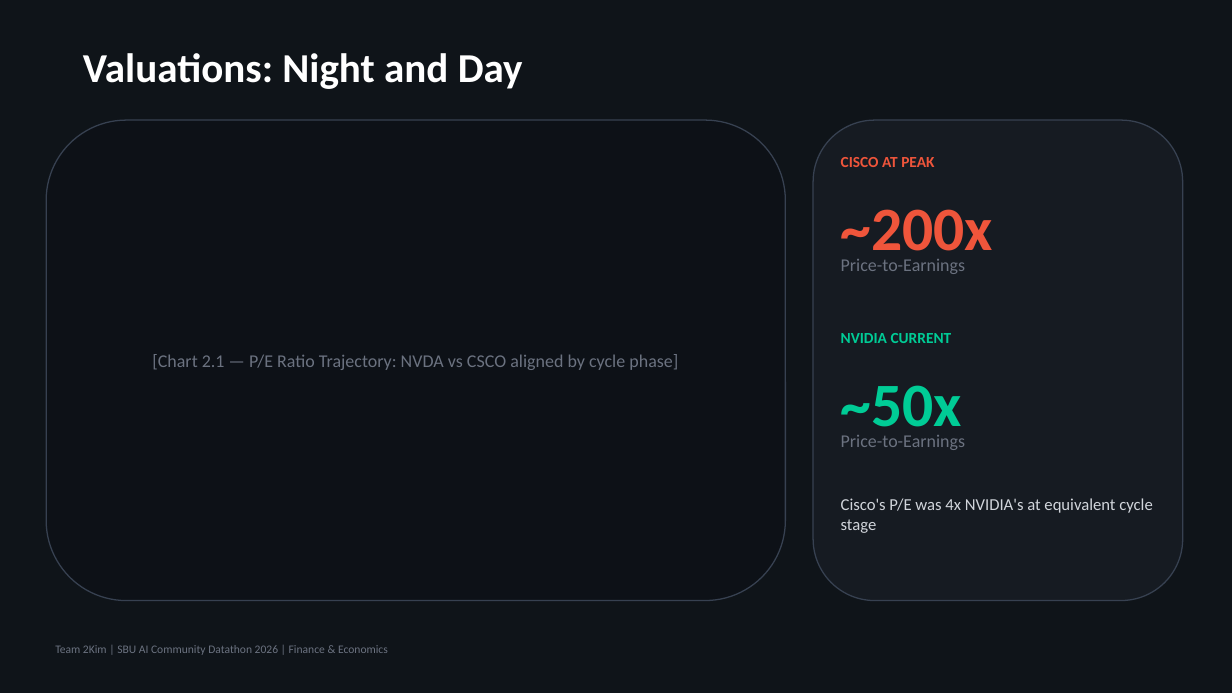
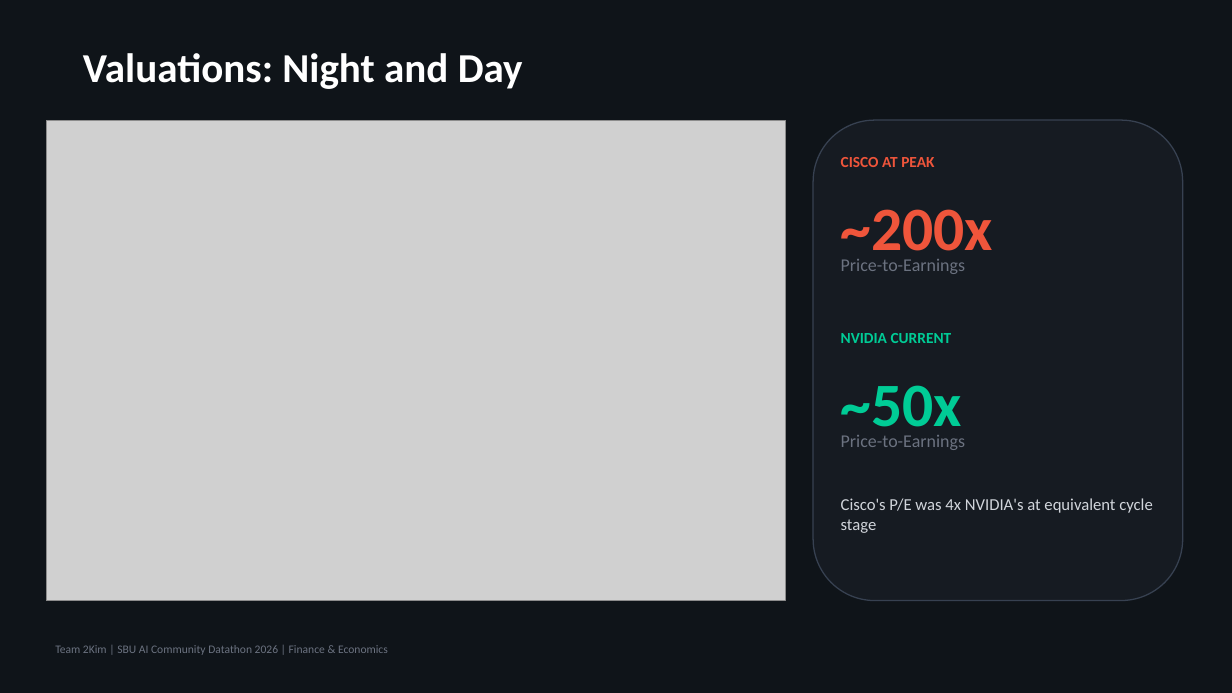
Before and after one commit to jimbo111/datathon26-2kim, a slide deck: slide 5 of submissions/2kim_finance_slides.pptx. Drawn at 1232x693 pixels with LibreOffice and Linux fonts; fonts in the diff are those of the drawing; grey boxes stand for pictures. Boxes give left, top, right and bottom in pixels: in the first picture for what was removed or moved away, otherwise in the second. Text is boxed around its words. In the diff, an @@ line names an element or a change of style, - is before the commit and + after.

```diff
--- a/submissions/2kim_finance_slides.pptx
+++ b/submissions/2kim_finance_slides.pptx
@@ rounded rectangle removed at (46,120,786,601) @@
-[Chart 2.1 — P/E Ratio Trajectory: NVDA vs CSCO aligned by cycle phase]
@@ picture added at (46,120,786,601) @@
```
Also in this commit, not shown: 7 other slides changed, 1 other file.
